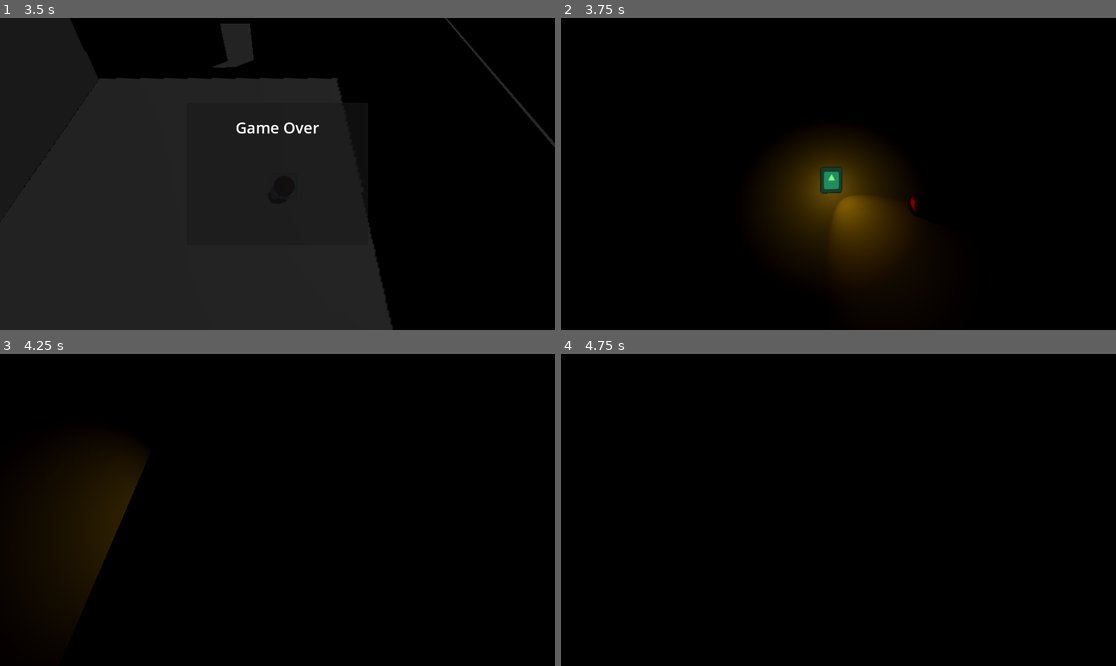
Above: before the commit, frames 1-4 (two rows, left to right).
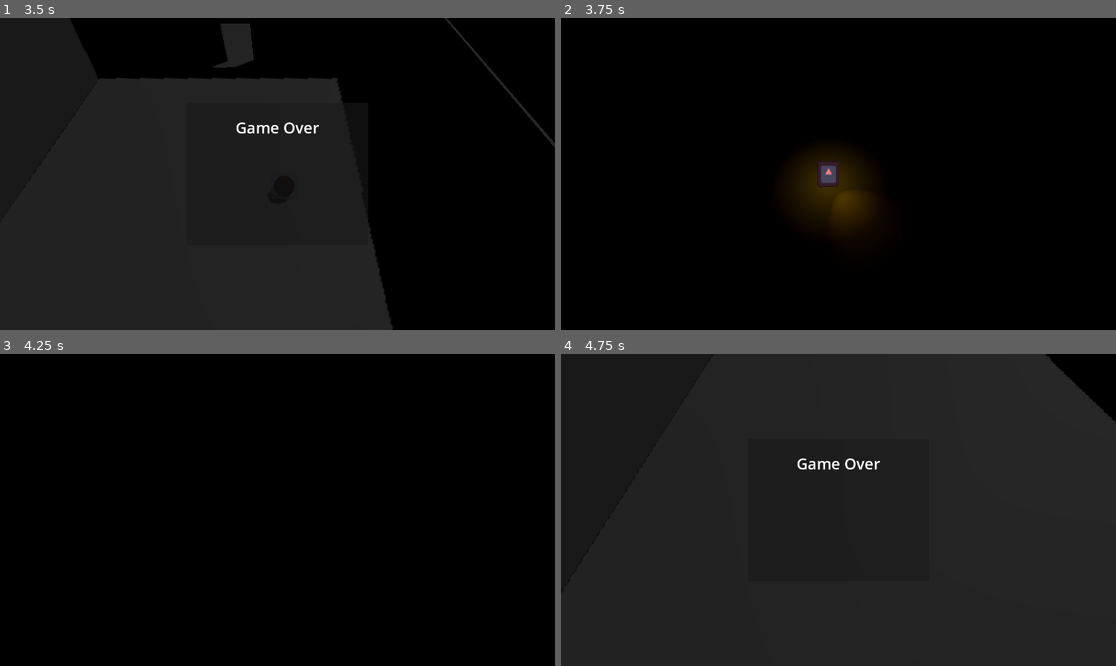
Above: after the commit, the same moments.

Repository: Rusty-Rat-Studios/dead-living-and-dying
Game: Godot game, scene res://test/grid_test.tscn
The game is run twice, just before and just after one commit, with the same random seed, the same clock (stepped at 60 frames per second) and the same inputs. This scene is started directly instead of the project's main scene. The engine's default icon, where the game draws it, is replaced by a stand-in: a white triangle on a blue panel in a dark square.
Inputs (mouse positions are in pixels of both pictures, inside the frame that each line leads up to):
- Up to frame 1 (3.5 s): tap Enter at 0.5 s; move the mouse to (399, 158) at 0.52 s; hold Right (ui_right) 0.53-1.28 s; tap Tab at 0.6, 1.55, 2.3, 2.85 s; tap Keypad Enter (ui_accept) at 0.77, 1.52, 2, 2.75, 3.02 s; move the mouse to (166, 189) at 1.27 s; hold Down (ui_down) 1.28-2.03 s; tap E (interact) at 1.35 s; move the mouse to (333, 105) at 2.02 s; press the mouse at (333, 105) at 2.03 s; hold Right (ui_right) 2.03-2.78 s; move the mouse to (249, 236) at 2.77 s; release the mouse at (249, 236) at 2.78 s; hold Up (ui_up) from 2.78 s (still down)
- Up to frame 2 (3.75 s): tap Keypad Enter (ui_accept) at 3.5 s; move the mouse to (1005, 220) at 3.52 s; release Up (ui_up) at 3.53 s; hold Left (ui_left) from 3.53 s (still down); tap Tab at 3.6 s
- Up to frame 3 (4.25 s): keep holding Left (ui_left); tap Keypad Enter (ui_accept) at 3.77 s
- Up to frame 4 (4.75 s): keep holding Left (ui_left); move the mouse to (672, 463) at 4.27 s; tap E (interact) at 4.35 s; tap Keypad Enter (ui_accept) at 4.52 s; tap Tab at 4.55 s

Frame 1 is identical in both runs. In frame 2, 6.2% of the frame differs, in the area x 37-65%, y 45-85%; in frame 3, 3.8%; in frame 4, 98%, in the area x 0-100%, y 0-100%.
Error before the commit: Invalid access to property or key 'starting_state' on a base object of type 'Node (StateMachine)'. (res://player/player.gd:41)

Commit message:
Refactor states and state machines to extend from abstract class

Diff:
--- a/base_classes/class_state.gd
+++ b/base_classes/class_state.gd
@@ -1,18 +1,18 @@
 class_name State
 extends Node
+"""
+States each have a reference to the the state machine and parent node
+they belong to. States are defined and accessed as enums by both their
+state machine and inheritors.
+"""
+
+var _parent: CharacterBody3D
+var _state_machine: StateMachine
+
+func init(parent: CharacterBody3D, state_machine: StateMachine) -> void:
+	_parent = parent
+	_state_machine = state_machine
 
 
-func enter() -> void:
-	pass
-
-
-func exit() -> void:
-	pass
-
-
-func process_frame(_delta: float) -> State:
-	return null
-
-
-func process_physics(_delta: float) -> State:
-	return null
+func change_state(new_state: int) -> void:
+	_state_machine.change_state(new_state)
--- /dev/null
+++ b/base_classes/state_machine.gd
@@ -0,0 +1,50 @@
+class_name StateMachine
+extends Node
+"""
+State machines have several child states, each with a reference to the
+state machine and the parent node the state machine belongs to. The state
+machine also tracks the node of the current state to execute function calls
+for that state. Each state has an enter() and exit() function which are
+called when a state changes to allow for state-specific readying and cleanup.
+- e.g. enabling or disabling timers
+
+The state machine operates frame-by-frame by having a single active state
+operating through calls from the parent _process_physics() function, which
+calls the state machine's process_current_state() function, which in turn
+calls the current state's process_state() function.
+- This technically means ALL state actions happen during the physics step.
+"""
+
+var current_state: int
+# track node for calling functions of child state nodes
+var _current_state_node: Node
+# to be initialized with _ready() by inheritors
+var _starting_state: int
+
+
+func init(parent: Node3D) -> void:
+	# initialize all child states with reference to parent and state machine
+	for state: Node in get_children():
+		state.init(parent, self)
+
+	change_state(_starting_state)
+
+
+func reset() -> void:
+	change_state(_starting_state)
+
+
+# abstract function to return a reference to the node representing the current state
+func get_state_node(state: int) -> State:
+	push_error("Uninitialized state machine attempting to access child state node")
+	return null
+
+
+func change_state(new_state: int) -> void:
+	# allow each state to execute any exit logic before changing state
+	if _current_state_node:
+		_current_state_node.exit()
+
+	current_state = new_state
+	_current_state_node = get_state_node(new_state)
+	_current_state_node.enter()
--- a/game.gd
+++ b/game.gd
@@ -4,7 +4,7 @@
 # state machine node-based design partially sourced from:
 # "Starter state machines in Godot 4" by "The Shaggy Dev"
 # https://www.youtube.com/watch?v=oqFbZoA2lnU
-@onready var state_machine: Node = $StateMachine
+@onready var state_machine: StateMachine = $StateMachine
 @onready var player: Player = $Player
 @onready var light_directional: DirectionalLight3D = $DirectionalLight3D
 @onready var corpse: Area3D = preload("res://player/corpse.tscn").instantiate()
@@ -15,7 +15,7 @@
 func _ready() -> void:
 	# Initialize player
 	# pass reference of state machine and corpse to be controlled by player
-	player.init($StateMachine, corpse)
+	player.init(state_machine, corpse)
 	# add corpse to scene as sibling of player
 	# corpse deactivates on initialization - invisible with no collision
 	add_child(corpse)
--- a/ghost/ghost.gd
+++ b/ghost/ghost.gd
@@ -9,7 +9,7 @@
 
 var movement_boundaries: Rect2
 
-@onready var state_machine: Node = $StateMachine
+@onready var state_machine: StateMachine = $StateMachine
 
 @onready var speed: float = BASE_SPEED
 @onready var current_room: Room = get_parent()
--- a/ghost/ghost_state.gd
+++ b/ghost/ghost_state.gd
@@ -1,19 +1,9 @@
 class_name GhostState
-extends Node
+extends State
 
-enum States {WAITING, POSSESSING, STUNNED, ATTACKING}
-
-var _parent: Ghost
-var _state_machine: Node
-
-func init(parent: Ghost, state_machine: Node) -> void:
-	_parent = parent
-	_state_machine = state_machine
+enum States { WAITING, POSSESSING, STUNNED, ATTACKING }
 
 
+# reset the ghost target position when changing states
 func exit() -> void:
 	_parent.target_pos = _parent.global_position
-
-
-func change_state(new_state: int) -> void:
-	_state_machine.change_state(new_state)
--- a/ghost/ghost_state_machine.gd
+++ b/ghost/ghost_state_machine.gd
@@ -1,37 +1,13 @@
-extends Node
-"""
-This state machine has several child states, each with a reference to the
-parent Ghost node the state machine belongs to. Each state has an enter()
-and exit() functions which are called when a state changes to allow for
-state-specific readying and cleanup (e.g. enabling or disabling timers).
-
-The state machine operates frame-by-frame by having a single active state
-operating through the parent (Ghost) _process_physics() function calling
-the state machine's process_current_state() function, which in turns calls
-the current state's process_state() function.
-- This technically means ALL state actions happen during the physics step.
-"""
+extends StateMachine
 
 enum States {WAITING, POSSESSING, STUNNED, ATTACKING}
-var current_state: int
-# track node for calling functions of child state nodes
-var _current_state_node: Node
-
-@onready var _starting_state: int = States.WAITING
-
-func init(parent: Node3D) -> void:
-	# initialize all child states with reference to parent and state machine
-	for state: Node in get_children():
-		state.init(parent, self)
-
-	change_state(_starting_state)
 
 
-func reset() -> void:
-	change_state(_starting_state)
+func _ready() -> void:
+	_starting_state = States.WAITING
 
 
-func get_state_node(state: int) -> Node:
+func get_state_node(state: int) -> State:
 	match state:
 		States.WAITING:
 			return $Waiting
@@ -46,15 +22,6 @@
 	return null
 
 
-func change_state(new_state: int) -> void:
-	# allow each state to execute any exit logic before changing state
-	if _current_state_node:
-		_current_state_node.exit()
-
-	current_state = new_state
-	_current_state_node = get_state_node(new_state)
-	_current_state_node.enter()
-
-
+# process frame-by-frame behavior for the currently active state
 func process_current_state() -> void:
 	_current_state_node.process_state()
--- a/ghost/state_possessing.gd
+++ b/ghost/state_possessing.gd
@@ -20,7 +20,7 @@
 @onready var is_possessing: bool = false
 
 
-func init(parent: Ghost, state_machine: Node) -> void:
+func init(parent: CharacterBody3D, state_machine: Node) -> void:
 	# use init() instead of _ready() because we need access to parent variables
 	# which are initialized after child variables (i.e. this state)
 	super(parent, state_machine)
--- a/player/player.gd
+++ b/player/player.gd
@@ -27,7 +27,6 @@
 
 
 func init(state_machine: Node, corpse: Corpse) -> void:
-	print("player init")
 	_state_machine = state_machine
 	# set reference to player corpse
 	_corpse = corpse
@@ -37,9 +36,7 @@
 	# return to starting position and state
 	position = starting_position
 	hurtbox.reset()
-
-	_state_machine.change_state(_state_machine.starting_state)
-
+	_state_machine.reset()
 	camera.reset()
 	_corpse.reset()
 
--- a/player/state_machine/player_state.gd
+++ b/player/state_machine/player_state.gd
@@ -1,15 +1,8 @@
 class_name PlayerState
-extends Node
+extends State
 
-enum States {LIVING, DYING, DEAD}
-
-var _parent: Player
-var _state_machine: Node
-
-func init(parent: Player, state_machine: Node) -> void:
-	_parent = parent
-	_state_machine = state_machine
+enum States { LIVING, DYING, DEAD }
 
 
-func change_state(new_state: int) -> void:
-	_state_machine.change_state(new_state)
+func enter() -> void:
+	SignalBus.player_state_changed.emit(name)
--- a/player/state_machine/player_state_machine.gd
+++ b/player/state_machine/player_state_machine.gd
@@ -1,23 +1,10 @@
-class_name StateMachine
-extends Node
+extends StateMachine
 
-enum States {LIVING, DYING, DEAD}
-var current_state: int
-# track node for calling functions of child state nodes
-var _current_state_node: Node
-
-@onready var _starting_state: int = States.LIVING
-
-func init(parent: Node3D) -> void:
-	# initialize all child states with reference to parent and state machine
-	for state: Node in get_children():
-		state.init(parent, self)
-
-	change_state(_starting_state)
+enum States { LIVING, DYING, DEAD }
 
 
-func reset() -> void:
-	change_state(_starting_state)
+func _ready() -> void:
+	_starting_state = States.LIVING
 
 
 func _input(event: InputEvent) -> void:
@@ -33,7 +20,7 @@
 					change_state(States.LIVING)
 
 
-func get_state_node(state: int) -> Node:
+func get_state_node(state: int) -> State:
 	match state:
 		States.LIVING:
 			return $Living
@@ -44,19 +31,3 @@
 
 	push_error("Attempting to access invalid state: " + str(state))
 	return null
-
-
-func change_state(new_state: int) -> void:
-	# allow each state to execute any exit logic before changing state
-	if _current_state_node:
-		_current_state_node.exit()
-
-	current_state = new_state
-	_current_state_node = get_state_node(new_state)
-	_current_state_node.enter()
-
-
-#func process_input(event: InputEvent) -> void:
-	#var new_state: PlayerState = _current_state_node.process_input(event)
-	#if new_state:
-		#change_state(new_state)
--- a/player/state_machine/state_dead.gd
+++ b/player/state_machine/state_dead.gd
@@ -5,6 +5,7 @@
 const RESPAWN_TIME: float = 2
 
 func enter() -> void:
+	super()
 	_parent.speed = DEAD_SPEED
 
 	# DEBUG: modulate color according to state
@@ -17,7 +18,6 @@
 
 	SignalBus.player_hurt.connect(_on_player_hurt)
 	SignalBus.player_revived.connect(_on_player_revived)
-	SignalBus.player_state_changed.emit("Dead")
 
 	# drop key item if player is carrying it
 	var key_item: Node3D = _parent.get_node_or_null("Inventory/KeyItem")
--- a/player/state_machine/state_dying.gd
+++ b/player/state_machine/state_dying.gd
@@ -3,14 +3,13 @@
 const DYING_SPEED: float = 4.0
 
 func enter() -> void:
+	super()
 	_parent.speed = DYING_SPEED
-
 
 	# DEBUG: modulate color according to state
 	_parent.get_node("RotationOffset/AnimatedSprite3D").modulate = Color(1, 0.5, 0.5)
 
 	SignalBus.player_hurt.connect(_on_player_hurt)
-	SignalBus.player_state_changed.emit("Dying")
 
 	# adjust light strength
 	_parent.light_omni.omni_range = 4
--- a/player/state_machine/state_living.gd
+++ b/player/state_machine/state_living.gd
@@ -1,13 +1,13 @@
 extends PlayerState
 
 func enter() -> void:
+	super()
 	_parent.speed = _parent.BASE_SPEED
 
 	# DEBUG: modulate color according to state
 	_parent.get_node("RotationOffset/AnimatedSprite3D").modulate = Color(0.5, 1, 0.5)
 
 	SignalBus.player_hurt.connect(_on_player_hurt)
-	SignalBus.player_state_changed.emit("Living")
 
 	# adjust light strength
 	_parent.light_omni.omni_range = 6
Not shown, added: player/player.png.import
Not shown, added: player/player_back.png.import
